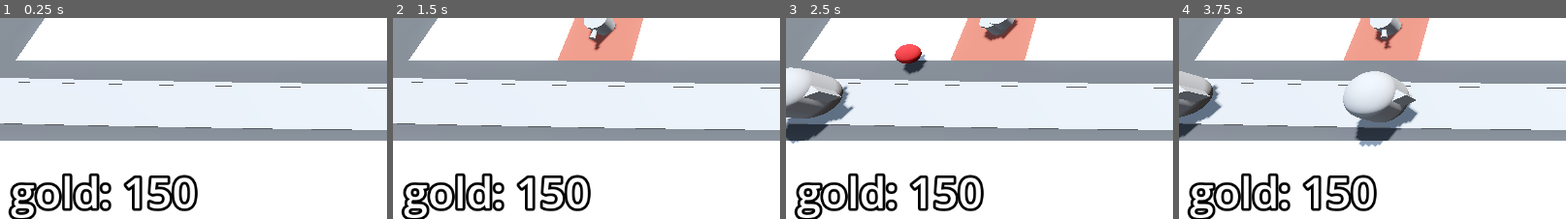
Above: before the commit, frames 1-4 (left to right).
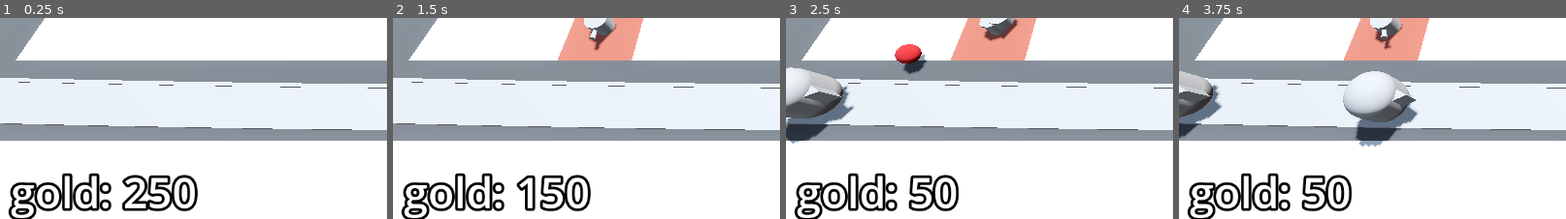
Above: after the commit, the same moments.

Repository: vibrunazo/godot-barbarian
Game: Godot game, scene res://levels/base_level.tscn
Two runs of this game, one before a commit and one after it. Both use one fixed random seed, a clock stepped at 60 frames per second and the inputs below.
Inputs (mouse positions are % of the whole screen's width and height, from its top left):
- Up to frame 1 (0.25 s): no input
- Up to frame 2 (1.5 s): tap Enter at 0.5 s; move the mouse to (72, 41) at 0.52 s; press the mouse at (72, 41) at 0.53 s; tap Space at 1.25 s; move the mouse to (30, 51) at 1.27 s; release the mouse at (30, 51) at 1.28 s; click (30, 51) at 1.35 s
- Up to frame 3 (2.5 s): tap Enter at 2 s; move the mouse to (60, 22) at 2.02 s; hold S (toggle_speed) from 2.03 s (still down); click (60, 22) at 2.3 s
- Up to frame 4 (3.75 s): move the mouse to (45, 68) at 2.77 s; release S (toggle_speed) at 2.78 s; click (45, 68) at 2.85 s; move the mouse to (80, 62) at 3.52 s; press the mouse at (80, 62) at 3.53 s
The pictures show only the part of the screen within x 0-50%, y 47-97%; the shares and areas given below are measured in that part.

The runs differ from the first frame. In frame 1, 0.7% of the frame differs, in the area x 31-39%, y 77-97%; in frame 2, nothing differs; in frame 3, 2.0%, in the area x 31-52%, y 77-97%; in frame 4, 2.0%.

Commit message:
55. Earning and Spending Gold

Diff:
--- a/camera/ray_picker_camera.gd
+++ b/camera/ray_picker_camera.gd
@@ -1,8 +1,10 @@
 extends Camera3D
 
 @export var turret_manager: TurretManager
+@export var turret_cost: float = 100.0
 
 @onready var ray_cast: RayCast3D = $RayCast3D
+@onready var bank: Bank = get_tree().get_first_node_in_group("bank")
 
 
 # Called every frame. 'delta' is the elapsed time since the previous frame.
@@ -10,15 +12,28 @@
 	check_cast_under_mouse()
 
 func check_cast_under_mouse() -> void:
+	if not bank: return
+	if bank.gold < turret_cost: return
 	var mouse_position: Vector2 = get_viewport().get_mouse_position()
 	ray_cast.target_position = project_local_ray_normal(mouse_position) * 100
 	ray_cast.force_raycast_update()
-	if ray_cast.is_colliding():
+	if can_build():
 		Input.set_default_cursor_shape(Input.CURSOR_POINTING_HAND)
 		if Input.is_action_pressed("click"):
 			clicked()
 	else:
 		Input.set_default_cursor_shape(Input.CURSOR_ARROW)
+
+## Returns whether you can build in whatever cell the ray_cast is colliding with
+func can_build() -> bool:
+	if not ray_cast.is_colliding(): return false
+	var collider := ray_cast.get_collider()
+	if collider is GridMap:
+		var collision_point: Vector3 = ray_cast.get_collision_point()
+		var cell: Vector3i = collider.local_to_map(collision_point)
+		if collider.get_cell_item(cell) == 0:
+			return true
+	return false
 
 func clicked() -> void:
 	var collider := ray_cast.get_collider()
@@ -31,3 +46,5 @@
 			var cell_position: Vector3 = collider.map_to_local(cell) + collider.global_position
 			if turret_manager:
 				turret_manager.build_turret(cell_position)
+				bank.gold -= turret_cost
+				Input.set_default_cursor_shape(Input.CURSOR_ARROW)
--- a/enemy/enemy.gd
+++ b/enemy/enemy.gd
@@ -4,8 +4,12 @@
 ## In meters per second
 @export var speed: float = 5
 @export var max_health: float = 50
+## How much gold you get for killing an enemy
+@export var gold_on_death: float = 15.0
 
 @onready var animation_player: AnimationPlayer = $AnimationPlayer
+@onready var base: Base = get_tree().get_first_node_in_group("base")
+@onready var bank: Bank = get_tree().get_first_node_in_group("bank")
 
 var health: float = 50:
 	set(value):
@@ -15,7 +19,6 @@
 		if health <= 0:
 			die()
 
-@onready var base: Base = get_tree().get_first_node_in_group("base")
 
 func _ready() -> void:
 	health = max_health
@@ -32,4 +35,6 @@
 		set_process(false)
 
 func die() -> void:
+	if bank:
+		bank.gold += gold_on_death
 	queue_free()
--- a/levels/base_level.tscn
+++ b/levels/base_level.tscn
@@ -114,7 +114,7 @@
 turret_scene = ExtResource("6_do3xi")
 enemy_path = NodePath("../EnemyPath")
 
-[node name="Bank" type="MarginContainer" parent="."]
+[node name="Bank" type="MarginContainer" parent="." groups=["bank"]]
 anchors_preset = 15
 anchor_right = 1.0
 anchor_bottom = 1.0
--- a/ui/bank.gd
+++ b/ui/bank.gd
@@ -1,6 +1,7 @@
+class_name Bank
 extends MarginContainer
 
-@export var starting_gold: float = 150
+@export var starting_gold: float = 250
 @onready var gold_label: Label = $GoldLabel
 
 var gold: float:
